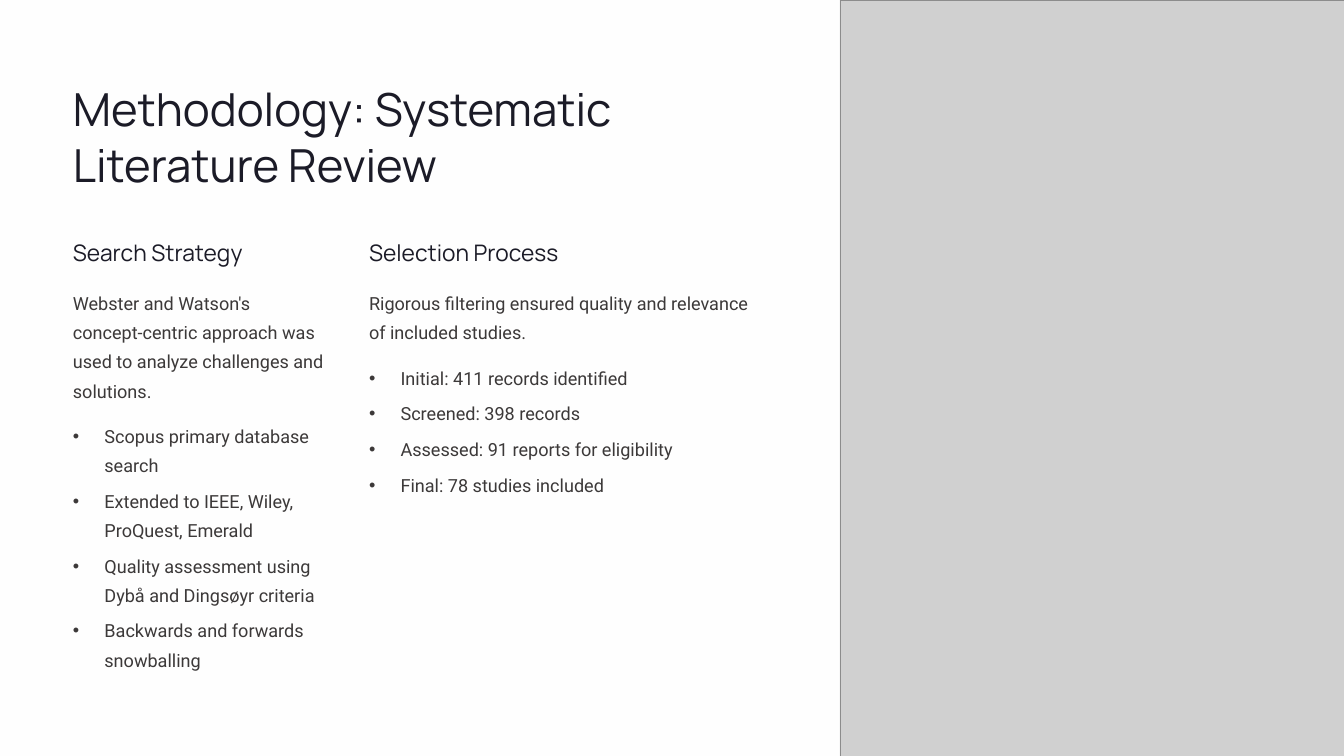
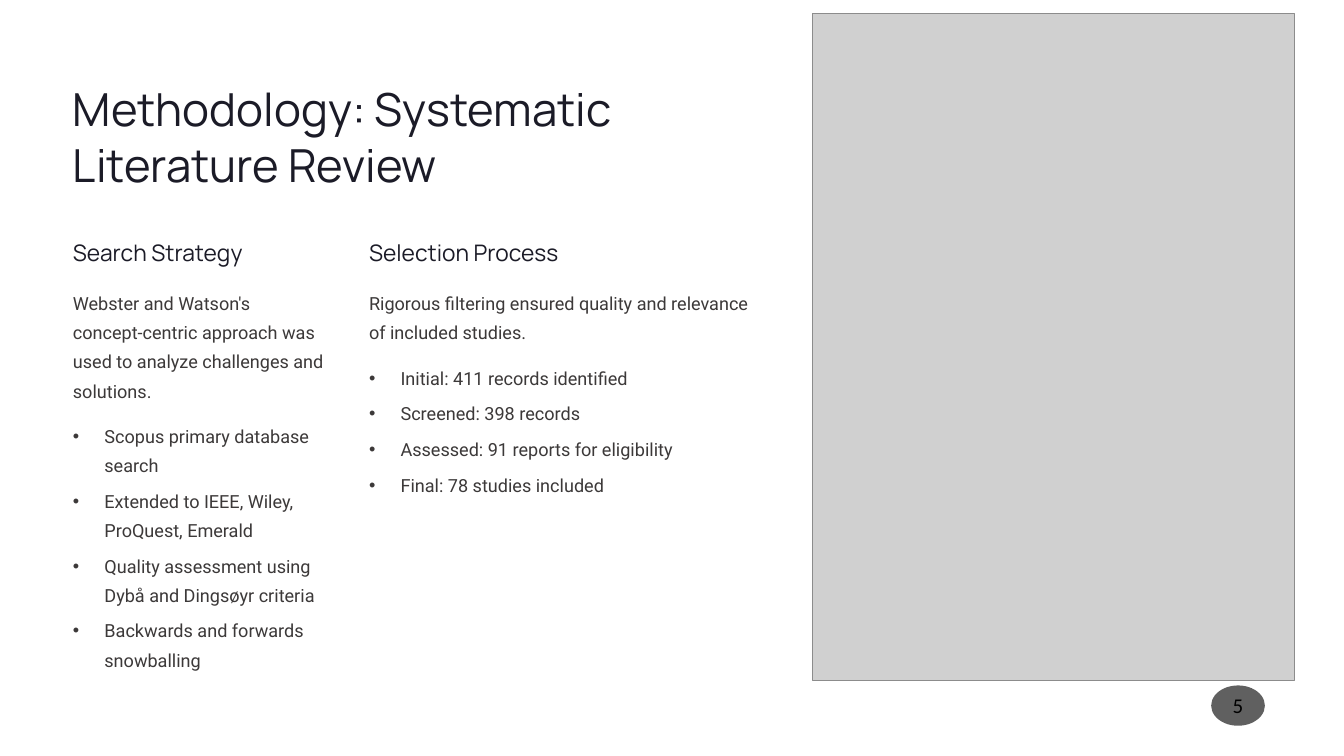
Before and after one commit to shohaghcsesust/MSCSE-SSA, a slide deck: slide 5 of Agile-Software-Requirements-Engineering.pptx (slide 4 before the commit). Drawn at 1344x756 pixels with LibreOffice and Linux fonts; fonts in the diff are those of the drawing; grey boxes stand for pictures. Boxes give left, top, right and bottom in pixels: in the first picture for what was removed or moved away, otherwise in the second. Text is boxed around its words. In the diff, an @@ line names an element or a change of style, - is before the commit and + after.

```diff
--- a/Agile-Software-Requirements-Engineering.pptx
+++ b/Agile-Software-Requirements-Engineering.pptx
@@ rectangle removed at box(0, 0, 1344, 756) @@
@@ rectangle removed at box(0, 0, 1344, 756) @@
@@ picture: place and size @@
-picture at box(840, 0, 1344, 756)
+picture at box(812, 13, 1294, 680)
@@ page number added at box(1211, 685, 1265, 726), fill #1D1D1D at 70% opacity, 18 pt, text #000000 @@
+5
```
Also in this commit, not shown: 14 other slides changed, 3 slides added, 1 slide removed.
